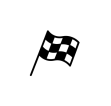
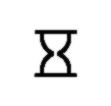
Before/after of a 111 x 106 layered artwork. What changed in the layer stack:
added layer "wait" above "Eingefügte Ebene #2" over left=32, top=28, right=79, bottom=79
hid "Eingefügte Ebene #2" over left=29, top=30, right=80, bottom=77
